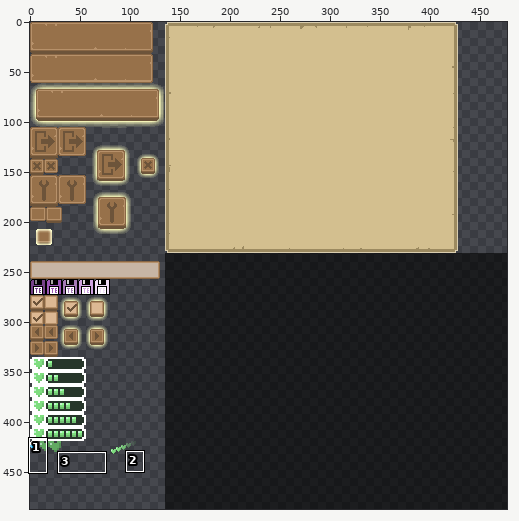
Edited in one commit: sprite sheet (Temple Escape/Game/textures/ui/ui_atlas.png). Above, an overview of the earlier version with the close-up marked.
Close-up. As it was:
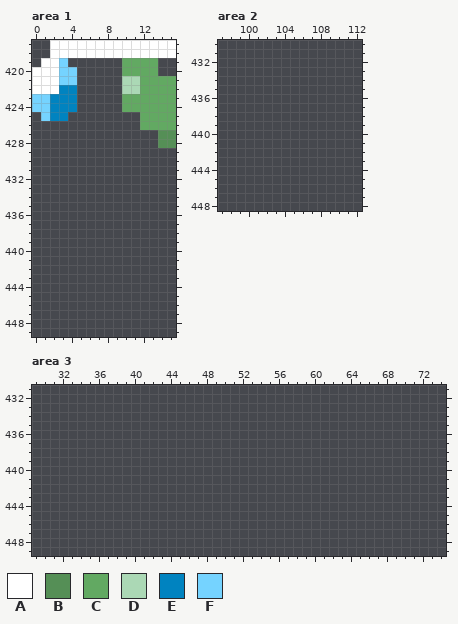
The file is 477x487 pixels. Pixels under 10% opacity are left out. Colours within 5 levels of each other are drawn and written as one. Shown: area 1: x 0..15, y 417..449; area 2: x 97..112, y 430..448; area 3: x 29..74, y 431..449.
Palette (. is transparent): A #ffffff  B #558f56  C #62a962  D #abd8b5  E #0083c0  F #75d3ff
Pixels before, area 1, first column x 0:
417 ..AAAAAAAAAAAAAA
418 ..AAAAAAAAAAAAAA
419 .AAF......CCCC..
420 AAAFF.....CCCC..
421 AAAFF.....DDCCCC
422 AAAEE.....DDCCCC
423 FFEEE.....CCCCCC
424 FFEEE.....CCCCCC
425 .FEE........CCCC
426 ............CCCC
427 ..............BB
428 ..............BB
Once edited:
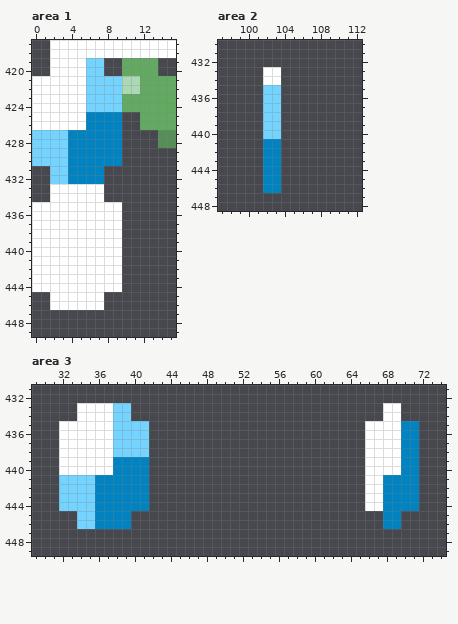
Log entry: coin anim inprogress
From old to new:
Area 1:
y 419: x 1 A -> .; x 3..7 F.... -> AAAFF
y 420: x 0..1 AA -> ..; x 3..7 FF... -> AAAFF
y 421: x 3..9 FF..... -> AAAFFFF
y 422: x 3..9 EE..... -> AAAFFFF
y 423..424: x 0..9 FFEEE..... -> AAAAAAFFFF
y 425: x 0..9 .FEE...... -> AAAAAAEEEE
y 426: x 0..9 .......... -> AAAAAAEEEE
y 427..430: x 0..9 .......... -> FFFFEEEEEE
y 431..432: x 2..7 ...... -> FFEEEE
y 433..434: x 2..7 ...... -> AAAAAA
y 435..444: x 0..9 .......... -> AAAAAAAAAA
y 445..446: x 2..7 ...... -> AAAAAA
Area 2:
y 433..434: x 102..103 .. -> AA
y 435..440: x 102..103 .. -> FF
y 441..446: x 102..103 .. -> EE
Area 3:
y 433..434: x 34..39 ...... -> AAAAFF; x 68..69 .. -> AA
y 435..438: x 32..41 .......... -> AAAAAAFFFF; x 66..71 ...... -> AAAAEE
y 439..440: x 32..41 .......... -> AAAAAAEEEE; x 66..71 ...... -> AAAAEE
y 441..444: x 32..41 .......... -> FFFFEEEEEE; x 66..71 ...... -> AAEEEE
y 445..446: x 34..39 ...... -> FFEEEE; x 68..69 .. -> EE
Pixel boxes of the changes (left, top, right, bottom) in both close-ups:
changed: (32, 58, 122, 310)
added: (263, 67, 281, 193)
added: (59, 403, 149, 529)
added: (365, 403, 419, 529)
